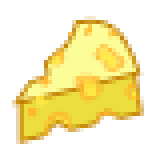
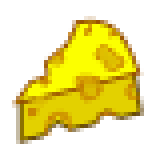
The second 160 x 160 image is a revision of the first. Changes to its layers:
painted on "Фигура 3" over (12, 16, 144, 108)
painted on "Фигура 4" over (16, 44, 144, 144)
